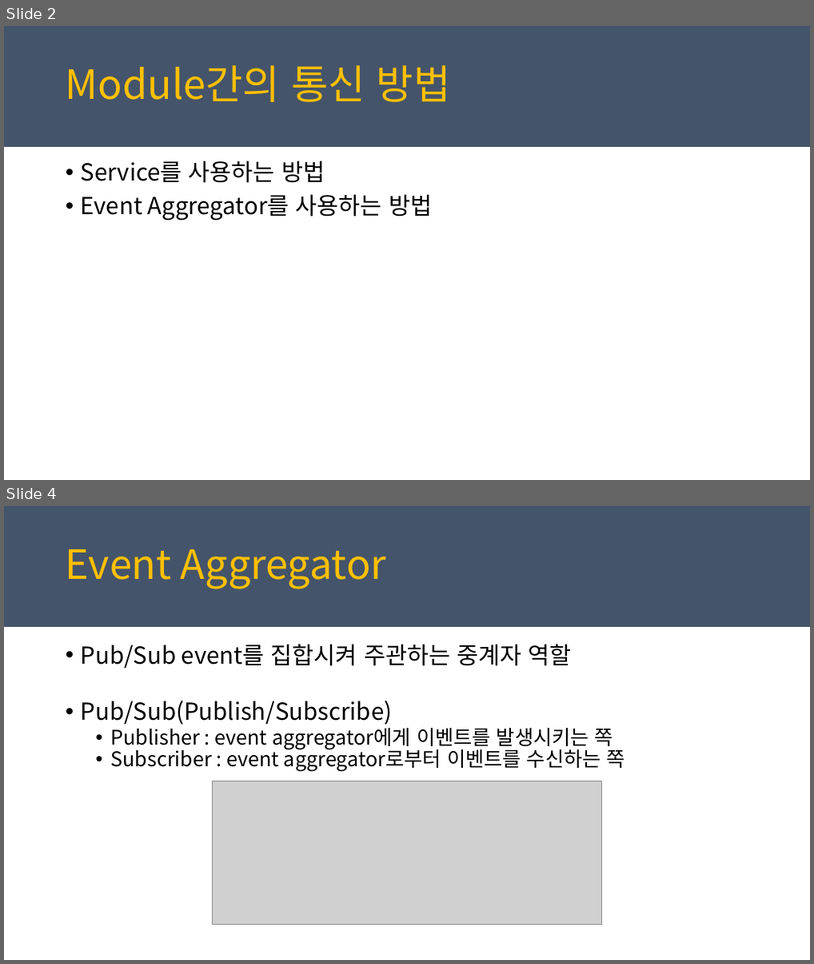
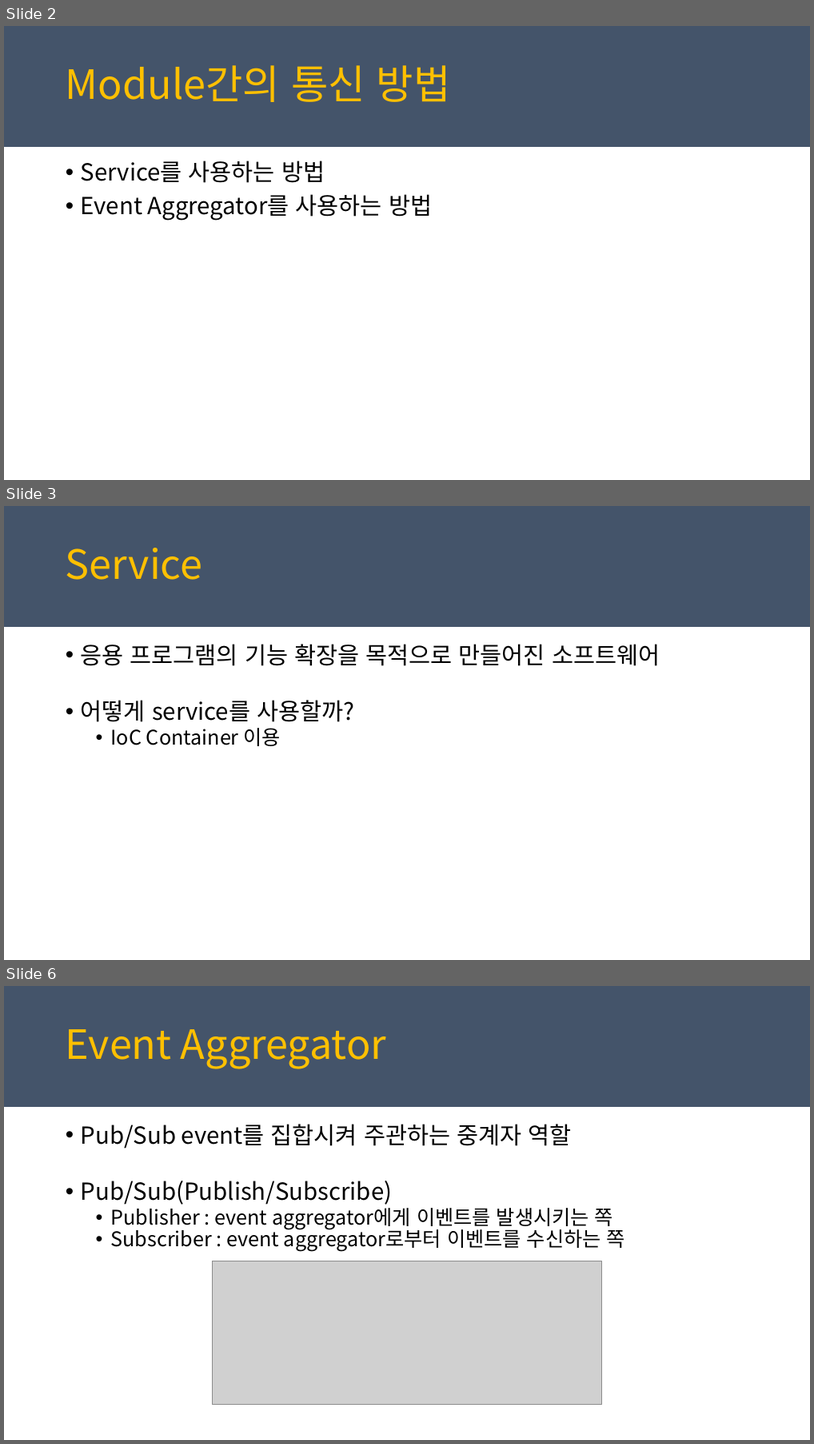
Before and after one commit to juniair/Summary-PPT, a slide deck: PRISM_통합.pptx. Shown one above the other, each under a label of ours: slides 2 and 4 before the commit, slides 2, 3 and 6 after it; the slides between them are not shown. The pictures are 814x964 and 814x1444 pixels, drawn with LibreOffice and Linux fonts; fonts in the diff are those of the drawing; grey boxes stand for pictures. Boxes give left, top, right and bottom in pixels: in the first picture for what was removed or moved away, otherwise in the second. Text is boxed around its words. In the diff, an @@ line names an element or a change of style, - is before the commit and + after.

```diff
--- a/PRISM_통합.pptx
+++ b/PRISM_통합.pptx
@@ slide 3 added at (x1=4, y1=506, x2=810, y2=960), background #FFFFFF; not listed: 1 template element that a slide beside it also shows @@
@@ title added at (x1=66, y1=548, x2=202, y2=580), 48 pt, text #FFC000 @@
+Service
@@ text added at (x1=81, y1=644, x2=660, y2=746), 28 pt, text #000000 @@
+• 응용 프로그램의 기능 확장을 목적으로 만들어진 소프트웨어
+• 어떻게 service를 사용할까?
+  • IoC Container 이용
@@ what was slide 4 is now slide 6 @@
```
Also in this commit, not shown: 5 slides changed, 5 other slides added, 1 slide removed, 52 other files.
